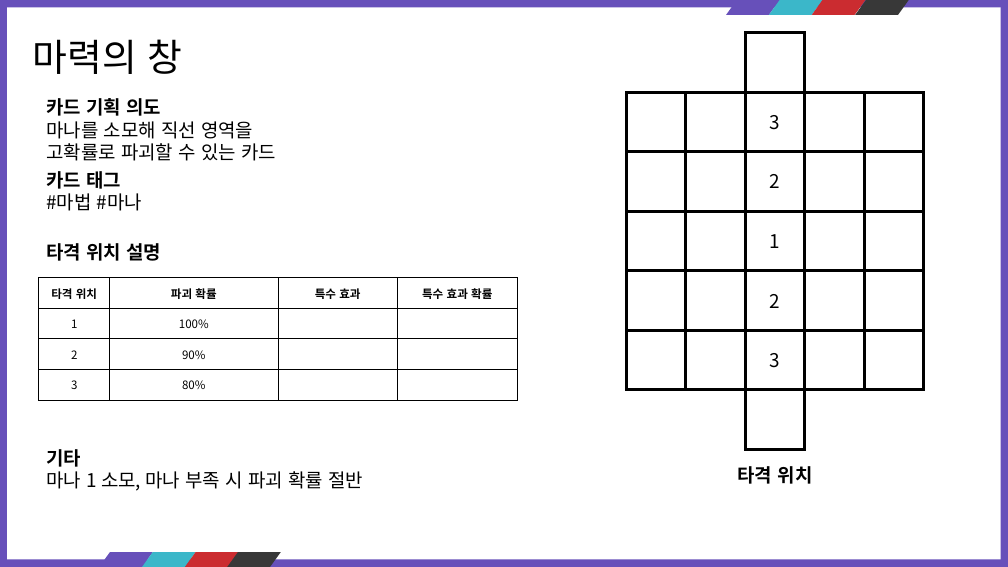
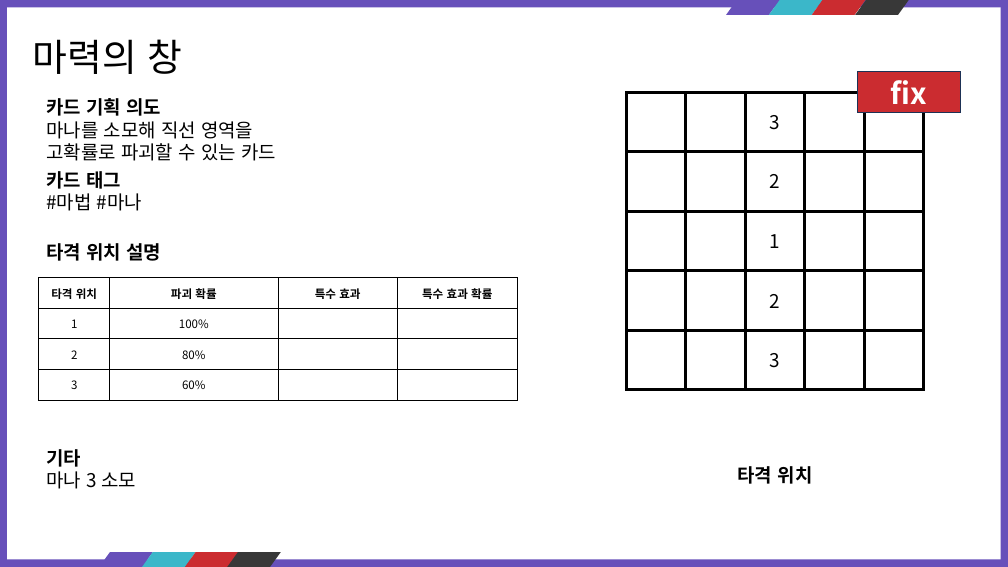
Before and after one commit to kauthor/FluffyDisdog, a slide deck: slide 15 of Plan/기획서/마법사.pptx (slide 12 before the commit). Drawn at 1008x567 pixels with LibreOffice and Linux fonts; fonts in the diff are those of the drawing. Boxes give left, top, right and bottom in pixels: in the first picture for what was removed or moved away, otherwise in the second. Text is boxed around its words. In the diff, an @@ line names an element or a change of style, - is before the commit and + after.

```diff
--- a/Plan/기획서/마법사.pptx
+++ b/Plan/기획서/마법사.pptx
@@ rectangle removed at [746, 33, 805, 92] @@
@@ rectangle added at [858, 72, 960, 113], fill #CB2C30, outline #1E3256 1 pt, 28 pt, text #FFFFFF, bold @@
+fix
@@ table at [39, 278, 517, 400] @@
-row 3, column 2: 90%
+row 3, column 2: 80%
-row 4, column 2: 80%
+row 4, column 2: 60%
@@ rectangle removed at [746, 390, 805, 450] @@
@@ text at [46, 471, 136, 489]: text changed @@
-마나 1 소모, 마나 부족 시 파괴 확률 절반
+마나 3 소모
```
Also in this commit, not shown: 16 other slides changed, 23 slides added.
